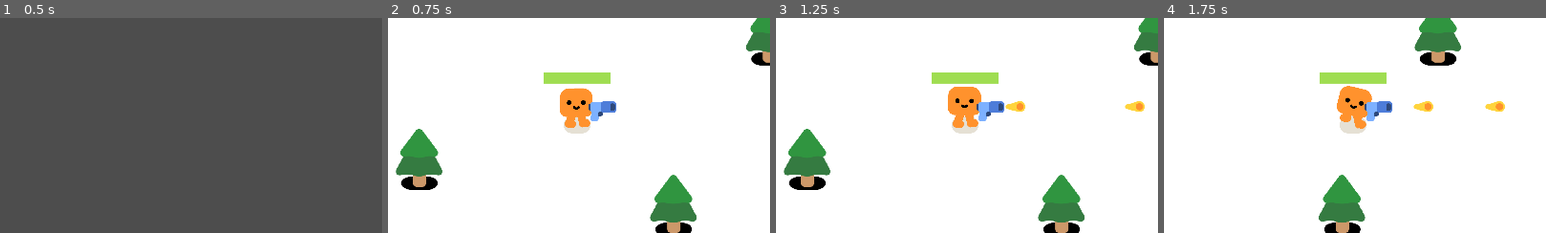
Above: before the commit, frames 1-4 (left to right).
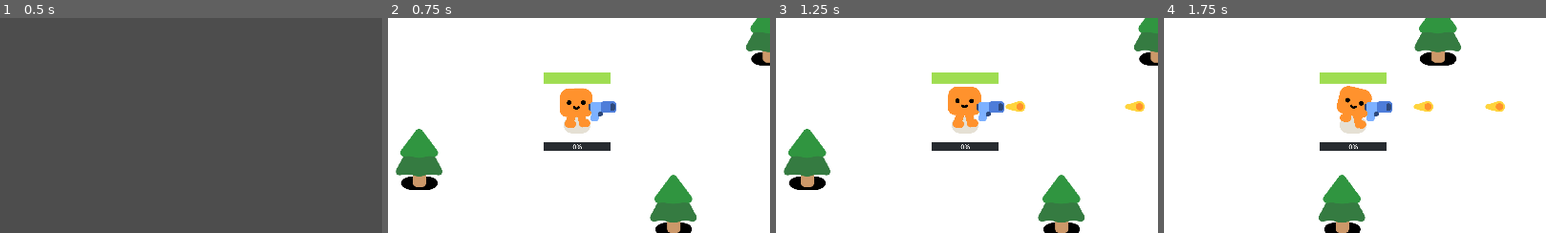
Above: after the commit, the same moments.

Repository: Morgaxx/Deck-Game
Game: Godot game, scene res://menus/main.tscn
The game is run twice, just before and just after one commit, with the same random seed, the same clock (stepped at 60 frames per second) and the same inputs.
Inputs (mouse positions are % of the whole screen's width and height, from its top left):
- Up to frame 1 (0.5 s): no input
- Up to frame 2 (0.75 s): click "Play" at 0.5 s
- Up to frame 3 (1.25 s): no input
- Up to frame 4 (1.75 s): move the mouse to (72, 45) at 1.27 s; press the mouse at (72, 45) at 1.28 s; hold D (move_right) from 1.28 s (still down)
The pictures show only the part of the screen within x 25-75%, y 25-75%; the shares and areas given below are measured in that part.

Frame 1 is identical in both runs. In frame 2, 0.7% of the frame differs, in the area x 40-59%, y 57-62%; in frame 3, 0.7%; in frame 4, 0.7%.

Commit message:
Added experience system

Diff:
--- a/Game/custom_resources/experience.gd
+++ b/Game/custom_resources/experience.gd
@@ -4,3 +4,8 @@
 @export var ammount := 1
 @export var size := 1
 @export var speed := 1
+
+
+func create_instance() -> Resource:
+	var instance: ExperienceStats = self.duplicate()
+	return instance
--- a/Game/entities/enemies/slime/slime.tscn
+++ b/Game/entities/enemies/slime/slime.tscn
@@ -1,8 +1,9 @@
-[gd_scene load_steps=5 format=3 uid="uid://skbite502t6b"]
+[gd_scene load_steps=6 format=3 uid="uid://skbite502t6b"]
 
 [ext_resource type="Script" path="res://entities/enemies/slime/slime.gd" id="1_xrv21"]
 [ext_resource type="Resource" uid="uid://b5ediokqjsw1l" path="res://entities/enemies/slime/slime_enemy_stats.tres" id="2_1bfp8"]
 [ext_resource type="PackedScene" uid="uid://ogik4s70pgwl" path="res://entities/enemies/slime/model/slimeModel.tscn" id="2_h7ivc"]
+[ext_resource type="Resource" uid="uid://cs2ogcn17vsh2" path="res://entities/enemies/slime/slime_experience_stats.tres" id="3_t7fei"]
 
 [sub_resource type="CircleShape2D" id="CircleShape2D_huo5a"]
 radius = 52.0384
@@ -13,6 +14,7 @@
 motion_mode = 1
 script = ExtResource("1_xrv21")
 enemy_stats = ExtResource("2_1bfp8")
+experience_stats = ExtResource("3_t7fei")
 
 [node name="Slime" parent="." instance=ExtResource("2_h7ivc")]
 unique_name_in_owner = true
--- a/Game/entities/enemies/slime/slime_enemy_stats.tres
+++ b/Game/entities/enemies/slime/slime_enemy_stats.tres
@@ -4,7 +4,7 @@
 
 [resource]
 script = ExtResource("1_i8k8t")
-max_health = 20
+max_health = 3
 speed = 100.0
-damage = 0
+damage = 5
 defense = 1
--- /dev/null
+++ b/Game/entities/enemies/slime/slime_experience_stats.tres
@@ -0,0 +1,9 @@
+[gd_resource type="Resource" script_class="ExperienceStats" load_steps=2 format=3 uid="uid://cs2ogcn17vsh2"]
+
+[ext_resource type="Script" path="res://custom_resources/experience.gd" id="1_j0ako"]
+
+[resource]
+script = ExtResource("1_j0ako")
+ammount = 1
+size = 1
+speed = 1000
--- a/Game/entities/weapons/pistol/bullet.gd
+++ b/Game/entities/weapons/pistol/bullet.gd
@@ -2,14 +2,14 @@
 
 @export var projectile_stats: Projectile
 
-var travelled_distance = 0
+var total_travelled_distance = 0
 
 func _physics_process(delta: float) -> void:
 	var direction = Vector2.RIGHT.rotated(rotation)
 	position += direction * projectile_stats.speed * delta
 
-	travelled_distance += projectile_stats.speed * delta
-	if travelled_distance > projectile_stats.range:
+	total_travelled_distance += projectile_stats.speed * delta
+	if total_travelled_distance > projectile_stats.range:
 		queue_free()
 
 
--- a/Game/experienceNugget.tscn
+++ b/Game/experienceNugget.tscn
@@ -1,25 +1,22 @@
 [gd_scene load_steps=4 format=3 uid="uid://qiopnf3dntun"]
 
-[ext_resource type="Texture2D" uid="uid://b7rhtttevhxtj" path="res://assets/characters/ground_shadow.png" id="1_qc76d"]
 [ext_resource type="Script" path="res://experience_nugget.gd" id="1_ssk8p"]
+[ext_resource type="Texture2D" uid="uid://bp1km6gp1eaa0" path="res://assets/experience/experience_nugget.png" id="2_vr8eu"]
 
 [sub_resource type="CircleShape2D" id="CircleShape2D_l43i0"]
 radius = 20.3961
 
-[node name="ExperienceNugget" type="RigidBody2D"]
+[node name="ExperienceNugget" type="Area2D"]
+collision_layer = 0
+collision_mask = 5
 script = ExtResource("1_ssk8p")
 
-[node name="GroundShadow" type="Sprite2D" parent="."]
-modulate = Color(0, 0, 0, 1)
-position = Vector2(0, 2)
-scale = Vector2(0.5, 0.653846)
-texture = ExtResource("1_qc76d")
+[node name="Sprite" type="Sprite2D" parent="."]
+position = Vector2(1.90735e-06, -4)
+scale = Vector2(3.65, 3.65)
+texture = ExtResource("2_vr8eu")
 
-[node name="Area2D" type="Area2D" parent="."]
-collision_layer = 0
-collision_mask = 4
-
-[node name="CollisionShape2D" type="CollisionShape2D" parent="Area2D"]
+[node name="CollisionShape2D" type="CollisionShape2D" parent="."]
 shape = SubResource("CircleShape2D_l43i0")
 
-[connection signal="body_entered" from="Area2D" to="." method="_on_area_2d_body_entered"]
+[connection signal="area_entered" from="." to="." method="_on_area_entered"]
--- a/Game/experience_nugget.gd
+++ b/Game/experience_nugget.gd
@@ -1,17 +1,37 @@
-extends RigidBody2D
+class_name ExperienceNugget
+extends Area2D
 
+@export var stats: ExperienceStats : set = set_experience_stats
 
-func _physics_process(delta: float) -> void:
-	var direction = Input.get_vector("move_left","move_right","move_up","move_down")
-	velocity = direction * 600
-	move_and_slide() #This applies delta, no need to apply it elsewhere.
+var isActivated:= false
+var recipient: Player
 
+func _process(delta: float) -> void:
+	if isActivated:
+		look_at(recipient.global_position)
+		var direction = Vector2.RIGHT.rotated(rotation)
+		position += direction * stats.speed * delta
 
 # Called when the node enters the scene tree for the first time.
 func _ready() -> void:
 	pass # Replace with function body.
 
+func _on_area_entered(area: Area2D) -> void:
+	if area.get_collision_layer_value(3) and not isActivated:
+		recipient = area.get_parent()
+		isActivated = true
+	print(area.get_collision_layer)
+	print(area.get_collision_layer_value(1))
 
-# Called every frame. 'delta' is the elapsed time since the previous frame.
-func _process(delta: float) -> void:
-	pass
+	print(recipient == area.get_parent())
+
+	print(isActivated)
+	if area.get_collision_layer_value(1) and isActivated and recipient == area.get_parent():
+		recipient.gain_experience(stats.ammount)
+		queue_free()
+
+
+	print("Body entered")
+
+func set_experience_stats(value: ExperienceStats) -> void:
+	stats = value.create_instance()
--- /dev/null
+++ b/Game/levels/levelone/levelOneManager.tscn
@@ -0,0 +1,17 @@
+[gd_scene load_steps=4 format=3 uid="uid://bj0vq364groav"]
+
+[ext_resource type="Script" path="res://levels/levelone/level_one_manager.gd" id="1_3ekqx"]
+[ext_resource type="PackedScene" uid="uid://bvbyysepndyl0" path="res://player/level_up_screen.tscn" id="2_iu3q5"]
+[ext_resource type="PackedScene" uid="uid://ciqustw2kv7dy" path="res://levels/levelone/levelone.tscn" id="3_y8snp"]
+
+[node name="levelOneManager" type="Node"]
+script = ExtResource("1_3ekqx")
+
+[node name="LevelUpScreen" parent="." instance=ExtResource("2_iu3q5")]
+unique_name_in_owner = true
+
+[node name="LevelOne" parent="." instance=ExtResource("3_y8snp")]
+unique_name_in_owner = true
+
+[connection signal="change_scene_to_level" from="LevelUpScreen" to="." method="_on_level_up_screen_change_scene_to_level"]
+[connection signal="change_to_level_up" from="LevelOne" to="." method="_on_level_one_change_to_level_up"]
--- /dev/null
+++ b/Game/levels/levelone/level_one_manager.gd
@@ -0,0 +1,25 @@
+extends Node
+
+# Called when the node enters the scene tree for the first time.
+func _ready() -> void:
+	$LevelOne.visible = true
+	%LevelOne.get_child(0).visible = true
+	%LevelUpScreen.visible = false
+	%LevelUpScreen.get_child(0).visible = false
+	get_tree().paused = false
+
+
+func _on_level_one_change_to_level_up() -> void:
+	await get_tree().create_timer(1.0).timeout #TODO: Does this also delete it when the timer is over?
+	get_tree().paused = true
+	%LevelOne.visible = false
+	%LevelOne.get_child(0).visible = false
+	%LevelUpScreen.visible = true
+	%LevelUpScreen.get_child(0).visible = true
+
+func _on_level_up_screen_change_scene_to_level() -> void:
+	get_tree().paused = false
+	%LevelOne.visible = true
+	%LevelOne.get_child(0).visible = true
+	%LevelUpScreen.visible = false
+	%LevelUpScreen.get_child(0).visible = false
--- a/Game/levels/levelone/levelone.gd
+++ b/Game/levels/levelone/levelone.gd
@@ -1,7 +1,10 @@
 extends Node2D
 
+signal change_to_level_up
+
 func spawn_mob():
-	var new_mob = preload("res://entities/enemies/slime/slime.tscn").instantiate()
+	const SLIME_SCENE = preload("res://entities/enemies/slime/slime.tscn")
+	var new_mob = SLIME_SCENE.instantiate()
 	%PathFollow2D.progress_ratio = randf()
 	new_mob.global_position = %PathFollow2D.global_position
 	add_child(new_mob)
@@ -13,3 +16,6 @@
 func _on_player_health_depleted() -> void:
 	%GameOver.visible = true
 	get_tree().paused = true
+
+func _on_player_leveled_up() -> void:
+	emit_signal("change_to_level_up")
--- a/Game/levels/levelone/levelone.tscn
+++ b/Game/levels/levelone/levelone.tscn
@@ -13,7 +13,7 @@
 [sub_resource type="LabelSettings" id="LabelSettings_ri1qy"]
 font_size = 75
 
-[node name="Game" type="Node2D"]
+[node name="LevelOne" type="Node2D"]
 y_sort_enabled = true
 position = Vector2(36, 28)
 script = ExtResource("1_jav5g")
@@ -80,4 +80,5 @@
 horizontal_alignment = 1
 
 [connection signal="health_depleted" from="Player" to="." method="_on_player_health_depleted"]
+[connection signal="leveled_up" from="Player" to="." method="_on_player_leveled_up"]
 [connection signal="timeout" from="Timer" to="." method="_on_timer_timeout"]
--- a/Game/menus/main.gd
+++ b/Game/menus/main.gd
@@ -3,7 +3,7 @@
 
 
 func _on_play_pressed() -> void:
-	get_tree().change_scene_to_file("res://levels/levelone/levelone.tscn")
+	get_tree().change_scene_to_file("res://levels/levelone/levelOneManager.tscn")
 
 
 func _on_settings_pressed() -> void:
--- a/Game/mob.gd
+++ b/Game/mob.gd
@@ -2,8 +2,9 @@
 class_name Mob
 
 @export var enemy_stats: EnemyStats : set = set_enemy_stats
+@export var experience_stats: ExperienceStats
 
-@onready var player = get_node("/root/Game/Player")
+@onready var player = get_node("/root/levelOneManager/LevelOne/Player") #This needs to be changed to just be the player
 
 enum currentAnimation {IDLE,WALK,HURT}
 
@@ -38,6 +39,11 @@
 func die() -> void:
 	queue_free()
 	const SMOKE_SCENE = preload("res://assets/smoke_explosion/smoke_explosion.tscn")
+	const EXPERIENCE_SCENE = preload("res://experienceNugget.tscn")
 	var smoke = SMOKE_SCENE.instantiate()
+	var experience = EXPERIENCE_SCENE.instantiate()
+	experience.stats = experience_stats
 	get_parent().add_child(smoke)
+	get_parent().add_child(experience)
 	smoke.global_position = global_position
+	experience.global_position = global_position
--- a/Game/player/level_up_screen.gd
+++ b/Game/player/level_up_screen.gd
@@ -1,5 +1,6 @@
 extends Node2D
 
+signal change_scene_to_level
 
 func _on_skip_level_up_pressed() -> void:
-	get_tree().change_scene_to_file("res://menus/main.tscn")
+	emit_signal("change_scene_to_level")
--- a/Game/player/level_up_screen.tscn
+++ b/Game/player/level_up_screen.tscn
@@ -17,26 +17,8 @@
 size = Vector2(171, 174)
 
 [node name="LevelUpScreen" type="Node2D"]
+process_mode = 2
 script = ExtResource("1_uyo6w")
-
-[node name="DrawPile" type="Sprite2D" parent="."]
-position = Vector2(152, 1009)
-scale = Vector2(8.26172, 8.58255)
-texture = ExtResource("2_7s42q")
-
-[node name="DiscardPile" type="Sprite2D" parent="."]
-position = Vector2(1752, 990)
-scale = Vector2(8.26172, 8.58255)
-texture = ExtResource("2_7s42q")
-flip_h = true
-
-[node name="SkipLevelUp" type="Button" parent="."]
-offset_left = 29.0
-offset_top = 29.0
-offset_right = 232.0
-offset_bottom = 87.0
-text = "Skip
-"
 
 [node name="CanvasLayer" type="CanvasLayer" parent="." groups=["ui_layer"]]
 
@@ -65,28 +47,47 @@
 layout_mode = 2
 card = ExtResource("7_sgoye")
 
-[node name="CardDropArea" type="Area2D" parent="."]
+[node name="DrawPile" type="Sprite2D" parent="CanvasLayer"]
+position = Vector2(152, 1009)
+scale = Vector2(8.26172, 8.58255)
+texture = ExtResource("2_7s42q")
+
+[node name="DiscardPile" type="Sprite2D" parent="CanvasLayer"]
+position = Vector2(1752, 990)
+scale = Vector2(8.26172, 8.58255)
+texture = ExtResource("2_7s42q")
+flip_h = true
+
+[node name="SkipLevelUp" type="Button" parent="CanvasLayer"]
+offset_left = 29.0
+offset_top = 29.0
+offset_right = 232.0
+offset_bottom = 87.0
+text = "Skip
+"
+
+[node name="CardDropArea" type="Area2D" parent="CanvasLayer"]
 collision_layer = 32
 collision_mask = 16
 
-[node name="CollisionShape2D" type="CollisionShape2D" parent="CardDropArea"]
+[node name="CollisionShape2D" type="CollisionShape2D" parent="CanvasLayer/CardDropArea"]
 position = Vector2(960, 270)
 shape = SubResource("RectangleShape2D_fo7em")
 
-[node name="Enemy" type="Area2D" parent="."]
+[node name="Enemy" type="Area2D" parent="CanvasLayer"]
 collision_layer = 64
 collision_mask = 16
 metadata/_edit_lock_ = true
 
-[node name="CollisionShape2D" type="CollisionShape2D" parent="Enemy"]
+[node name="CollisionShape2D" type="CollisionShape2D" parent="CanvasLayer/Enemy"]
 position = Vector2(1579, 295)
 shape = SubResource("RectangleShape2D_5prsx")
 
-[node name="SquareRef" type="Sprite2D" parent="Enemy"]
+[node name="SquareRef" type="Sprite2D" parent="CanvasLayer/Enemy"]
 position = Vector2(1579, 291.25)
 scale = Vector2(1.78125, 1.51172)
 texture = ExtResource("8_tw2vu")
 
-[node name="CardTargetSelector" parent="." instance=ExtResource("9_qm1lp")]
+[node name="CardTargetSelector" parent="CanvasLayer" instance=ExtResource("9_qm1lp")]
 
-[connection signal="pressed" from="SkipLevelUp" to="." method="_on_skip_level_up_pressed"]
+[connection signal="pressed" from="CanvasLayer/SkipLevelUp" to="." method="_on_skip_level_up_pressed"]
--- a/Game/player/playableCharacters/player.gd
+++ b/Game/player/playableCharacters/player.gd
@@ -1,10 +1,15 @@
+class_name Player
 extends CharacterBody2D
 
-var health = 100.0
+var level = 1
+var maximumHealth = 100.0
+var currentHealth = maximumHealth
 var nearby_enemies: Array[Node2D] = []
-var exp = 0
+var currentExperience = 0
+var maxExperience = 1
 
 signal health_depleted
+signal leveled_up
 
 func _physics_process(delta: float) -> void:
 	var direction = Input.get_vector("move_left","move_right","move_up","move_down")
@@ -19,6 +24,10 @@
 	for enemy: Node2D in nearby_enemies:
 		take_damage(enemy.get_damage(),delta)
 
+func _ready() -> void:
+	%HealthBar.max_value = maximumHealth
+	%ExperienceBar.max_value = maxExperience
+
 func _on_hurt_box_body_entered(body: Node2D) -> void:
 	if(body.has_method("get_damage")):
 		nearby_enemies.append(body)
@@ -26,9 +35,18 @@
 func _on_hurt_box_body_exited(body: Node2D) -> void:
 	nearby_enemies.erase(body)
 
+func gain_experience(experience: int) -> void:
+	currentExperience += experience
+	if currentExperience >= maxExperience:
+		currentExperience = currentExperience - maxExperience
+		maxExperience = maxExperience*2
+		%ExperienceBar.max_value = maxExperience
+		emit_signal("leveled_up")
+	%ExperienceBar.value = currentExperience
+
 func take_damage(damage, delta) -> void:
-	health -= damage * delta
-	%HealthBar.value = health
+	currentHealth -= damage * delta
+	%HealthBar.value = currentHealth
 	%HappyBooModel.play_hurt_animation()
-	if health <= 0:
+	if currentHealth <= 0:
 		health_depleted.emit()
--- a/Game/player/playableCharacters/player.tscn
+++ b/Game/player/playableCharacters/player.tscn
@@ -12,13 +12,19 @@
 radius = 75.3127
 
 [sub_resource type="CircleShape2D" id="CircleShape2D_wnwgs"]
-radius = 678.001
+radius = 507.97
+
+[sub_resource type="CircleShape2D" id="CircleShape2D_aspt3"]
+radius = 34.1321
 
 [sub_resource type="StyleBoxFlat" id="StyleBoxFlat_2kvoy"]
 bg_color = Color(0.152941, 0.168627, 0.188235, 1)
 
 [sub_resource type="StyleBoxFlat" id="StyleBoxFlat_tne5v"]
 bg_color = Color(0.623529, 0.866667, 0.317647, 1)
+
+[sub_resource type="StyleBoxFlat" id="StyleBoxFlat_ju1jo"]
+bg_color = Color(0.30385, 0.599011, 1, 1)
 
 [node name="Player" type="CharacterBody2D"]
 motion_mode = 1
@@ -38,10 +44,9 @@
 
 [node name="HurtBox" type="Area2D" parent="."]
 unique_name_in_owner = true
-collision_layer = 0
 collision_mask = 2
 
-[node name="CollisionShape2D" type="CollisionShape2D" parent="HurtBox"]
+[node name="HurtCollision" type="CollisionShape2D" parent="HurtBox"]
 shape = SubResource("CircleShape2D_8m740")
 debug_color = Color(0.623394, 0.580974, 0.591852, 0.42)
 
@@ -49,17 +54,17 @@
 collision_layer = 4
 collision_mask = 0
 
-[node name="CollisionShape2D" type="CollisionShape2D" parent="PickupMagnetBox"]
-position = Vector2(0, -34)
+[node name="PickupMagnetCollision" type="CollisionShape2D" parent="PickupMagnetBox"]
 shape = SubResource("CircleShape2D_wnwgs")
+debug_color = Color(0.727331, 0.239088, 1, 0.42)
 
 [node name="PickupDespawnBox" type="Area2D" parent="."]
 collision_layer = 4
 collision_mask = 0
 
-[node name="CollisionShape2D" type="CollisionShape2D" parent="PickupDespawnBox"]
-position = Vector2(0, -34)
-shape = SubResource("CircleShape2D_wnwgs")
+[node name="PickupDespawnCollision" type="CollisionShape2D" parent="PickupDespawnBox"]
+shape = SubResource("CircleShape2D_aspt3")
+debug_color = Color(0.656065, 0.516733, 0, 0.42)
 
 [node name="HealthBar" type="ProgressBar" parent="."]
 unique_name_in_owner = true
@@ -73,6 +78,18 @@
 show_percentage = false
 script = ExtResource("4_0w246")
 
+[node name="ExperienceBar" type="ProgressBar" parent="."]
+unique_name_in_owner = true
+offset_left = -84.0
+offset_top = 43.0
+offset_right = 85.0
+offset_bottom = 58.0
+theme_override_styles/background = SubResource("StyleBoxFlat_2kvoy")
+theme_override_styles/fill = SubResource("StyleBoxFlat_ju1jo")
+script = ExtResource("4_0w246")
+
 [connection signal="body_entered" from="HurtBox" to="." method="_on_hurt_box_body_entered"]
 [connection signal="body_exited" from="HurtBox" to="." method="_on_hurt_box_body_exited"]
+[connection signal="area_entered" from="PickupDespawnBox" to="." method="_on_pickup_despawn_box_area_entered"]
 [connection signal="value_changed" from="HealthBar" to="HealthBar" method="_on_value_changed"]
+[connection signal="value_changed" from="ExperienceBar" to="ExperienceBar" method="_on_value_changed"]
--- a/Game/project.godot
+++ b/Game/project.godot
@@ -99,6 +99,10 @@
 
 enabled=PackedStringArray()
 
+[global_group]
+
+levelScenes=""
+
 [input]
 
 move_left={
@@ -139,7 +143,7 @@
 
 [layer_names]
 
-2d_physics/layer_1="Layer 1"
+2d_physics/layer_1="player"
 2d_physics/layer_2="enemies"
 3d_physics/layer_2="player"
 2d_physics/layer_3="experience"
Binary file added: Game/assets/experience/experience_nugget.png
Not shown, added: Game/assets/experience/experience_nugget.png.import
Not shown: 1 places in Game/assets/smoke_explosion/smoke_explosion.tscn that only renumber resources
Not shown: 1 places in Game/player/playableCharacters/player.tscn that only renumber resources
Not shown, added: Game/assets/experience_nugget.pxo
